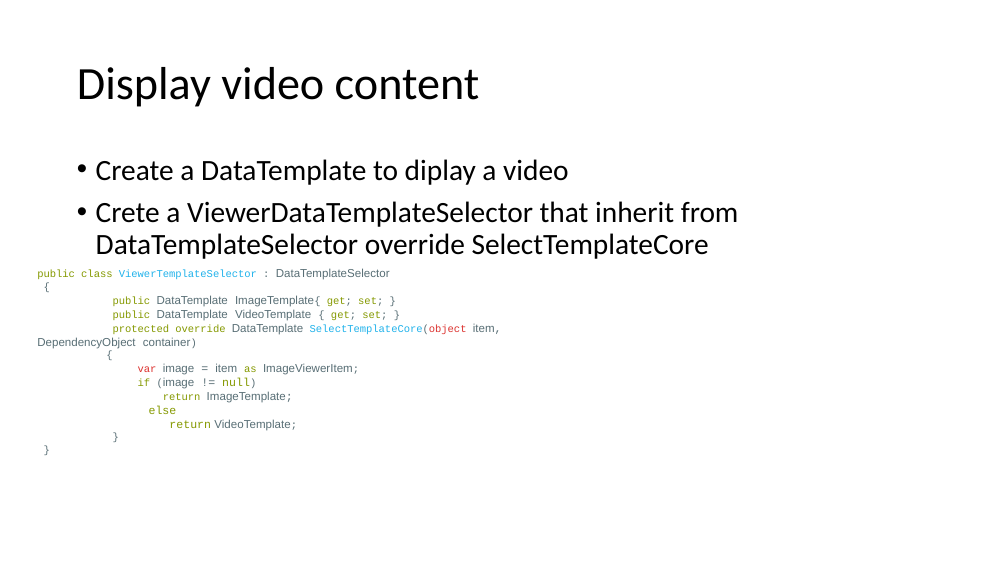
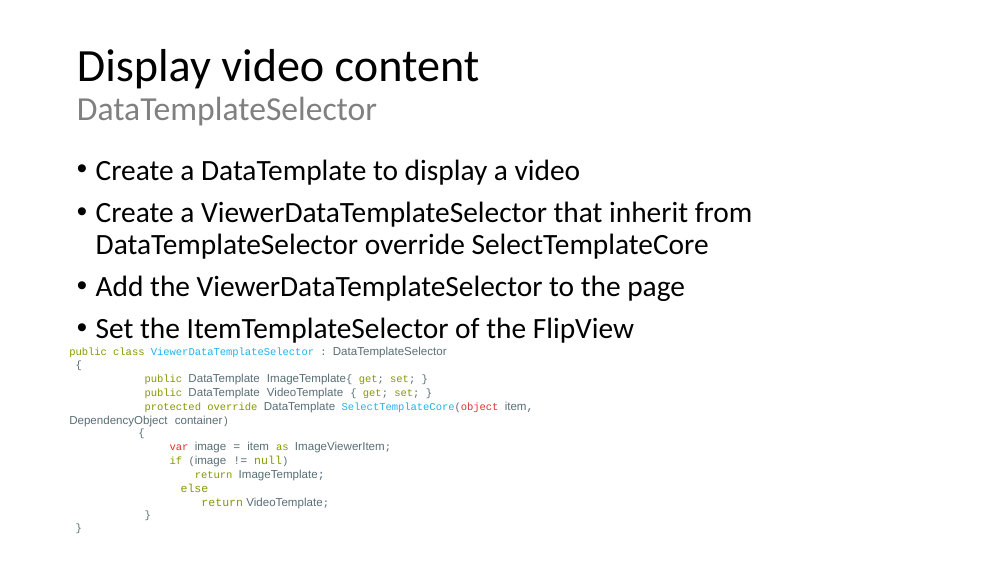
Before and after one commit to Cenito/PhotosLight, a slide deck: slide 5 of Documentation/PhotosLight-Hands-on-Labb.pptx (slide 3 before the commit). Drawn at 1008x567 pixels with LibreOffice and Linux fonts; fonts in the diff are those of the drawing. Boxes give left, top, right and bottom in pixels: in the first picture for what was removed or moved away, otherwise in the second. Text is boxed around its words. In the diff, an @@ line names an element or a change of style, - is before the commit and + after.

```diff
--- a/Documentation/PhotosLight-Hands-on-Labb.pptx
+++ b/Documentation/PhotosLight-Hands-on-Labb.pptx
@@ title at box(77, 49, 480, 126): text changed; size 44 to 32 pt; text colour #000000 to #808080 @@
-Display video content
+Display video content
+DataTemplateSelector
@@ text at box(96, 159, 753, 343): text changed @@
-• Create a DataTemplate to diplay a video
-• Crete a ViewerDataTemplateSelector that inherit from DataTemplateSelector override SelectTemplateCore
+• Create a DataTemplate to display a video
+• Create a ViewerDataTemplateSelector that inherit from DataTemplateSelector override SelectTemplateCore
+• Add the ViewerDataTemplateSelector to the page
+• Set the ItemTemplateSelector of the FlipView
@@ text at box(69, 346, 534, 453): text changed @@
-public class ViewerTemplateSelector : DataTemplateSelector
-{
-public DataTemplate ImageTemplate{ get; set; }
-public DataTemplate VideoTemplate { get; set; }
-protected override DataTemplate SelectTemplateCore(object item, DependencyObject container)
-{
-var image = item as ImageViewerItem;
+public class ViewerDataTemplateSelector : DataTemplateSelector
+{
+public DataTemplate ImageTemplate{ get; set; }
+public DataTemplate VideoTemplate { get; set; }
+protected override DataTemplate SelectTemplateCore(object item, DependencyObject container)
+{
+var image = item as ImageViewerItem;
@@ text "public class ViewerDataTemplateSelector : DataTemplateSelect ...": place and size @@
-text "public class ViewerDataTemplateSelector : DataTemplateSelect ..." at box(37, 269, 502, 431)
+text "public class ViewerDataTemplateSelector : DataTemplateSelect ..." at box(69, 346, 534, 509)
```
Also in this commit, not shown: 3 other slides changed, 2 slides added, 1 slide removed.
